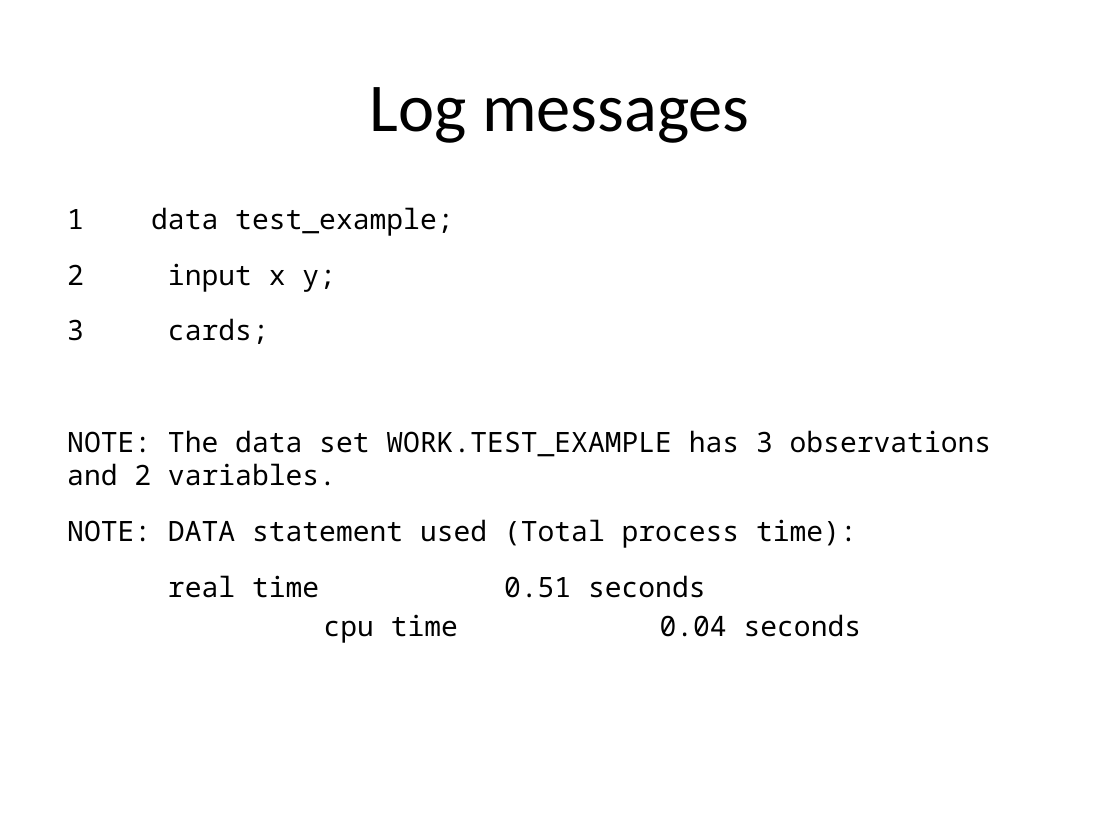
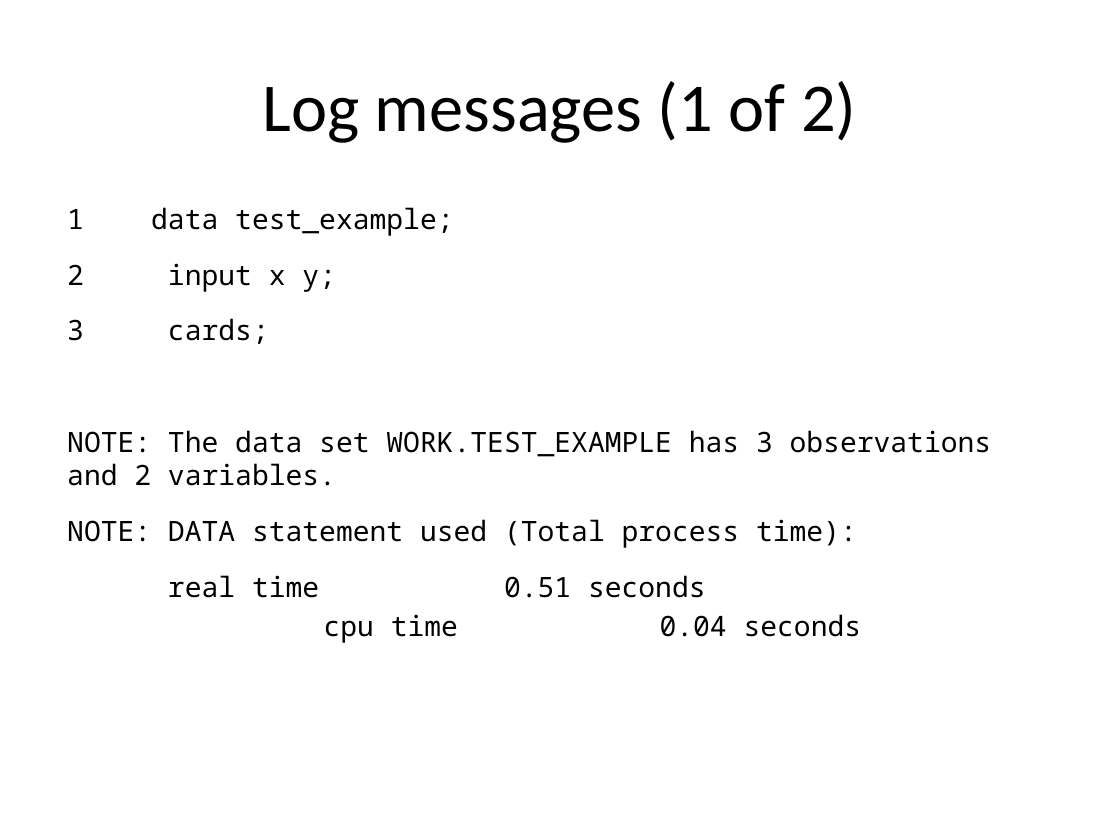
Before and after one commit to pmean/introduction-to-SAS, a slide deck: slide 16 of part0/src/getting-started.pptx (slide 14 before the commit). Drawn at 1120x840 pixels with LibreOffice and Linux fonts; fonts in the diff are those of the drawing. Boxes give left, top, right and bottom in pixels: in the first picture for what was removed or moved away, otherwise in the second. Text is boxed around its words. In the diff, an @@ line names an element or a change of style, - is before the commit and + after.

```diff
--- a/part0/src/getting-started.pptx
+++ b/part0/src/getting-started.pptx
@@ title at (x1=263, y1=81, x2=856, y2=143): text changed @@
-Log messages
+Log messages (1 of 2)
```
Also in this commit, not shown: 2 other slides changed, 23 slides added, 16 slides removed, 3 other files.
